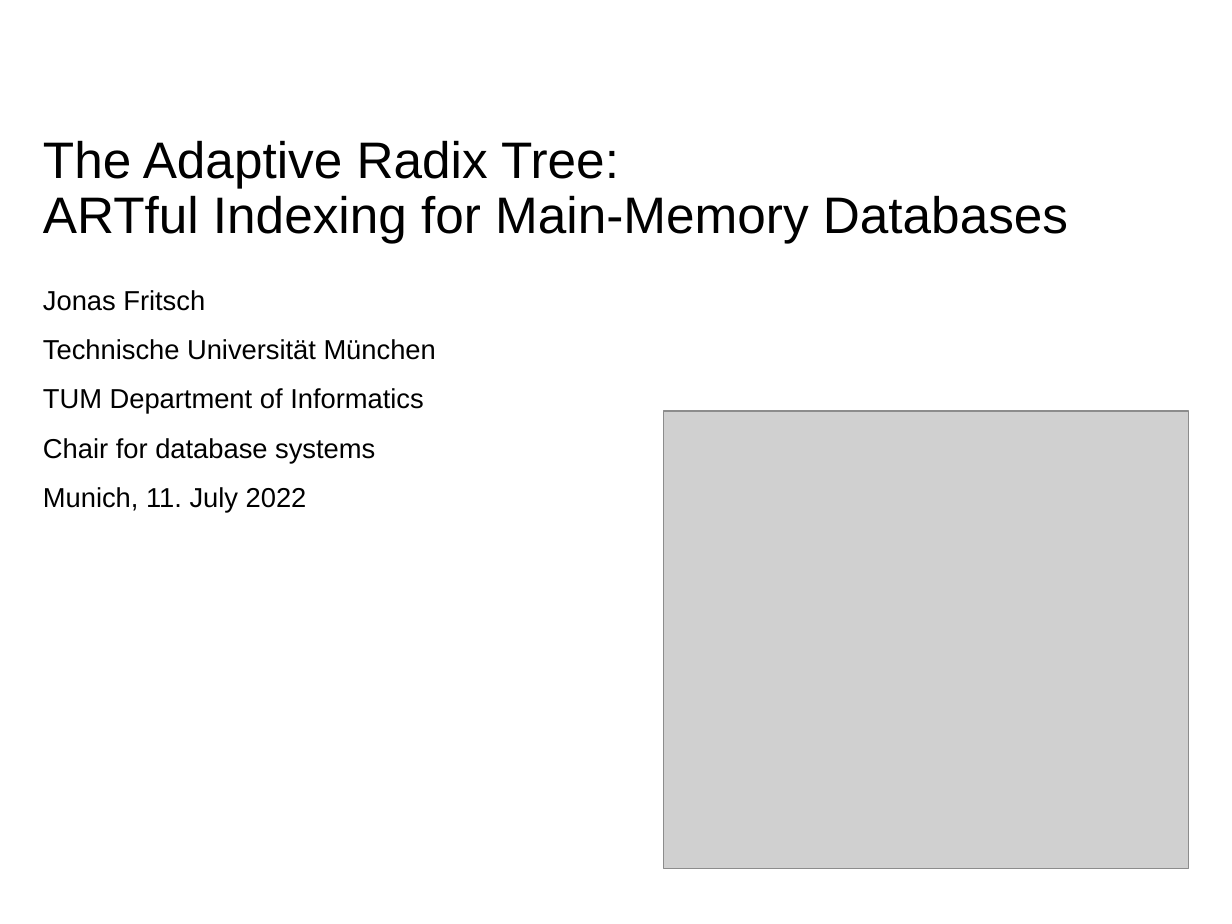
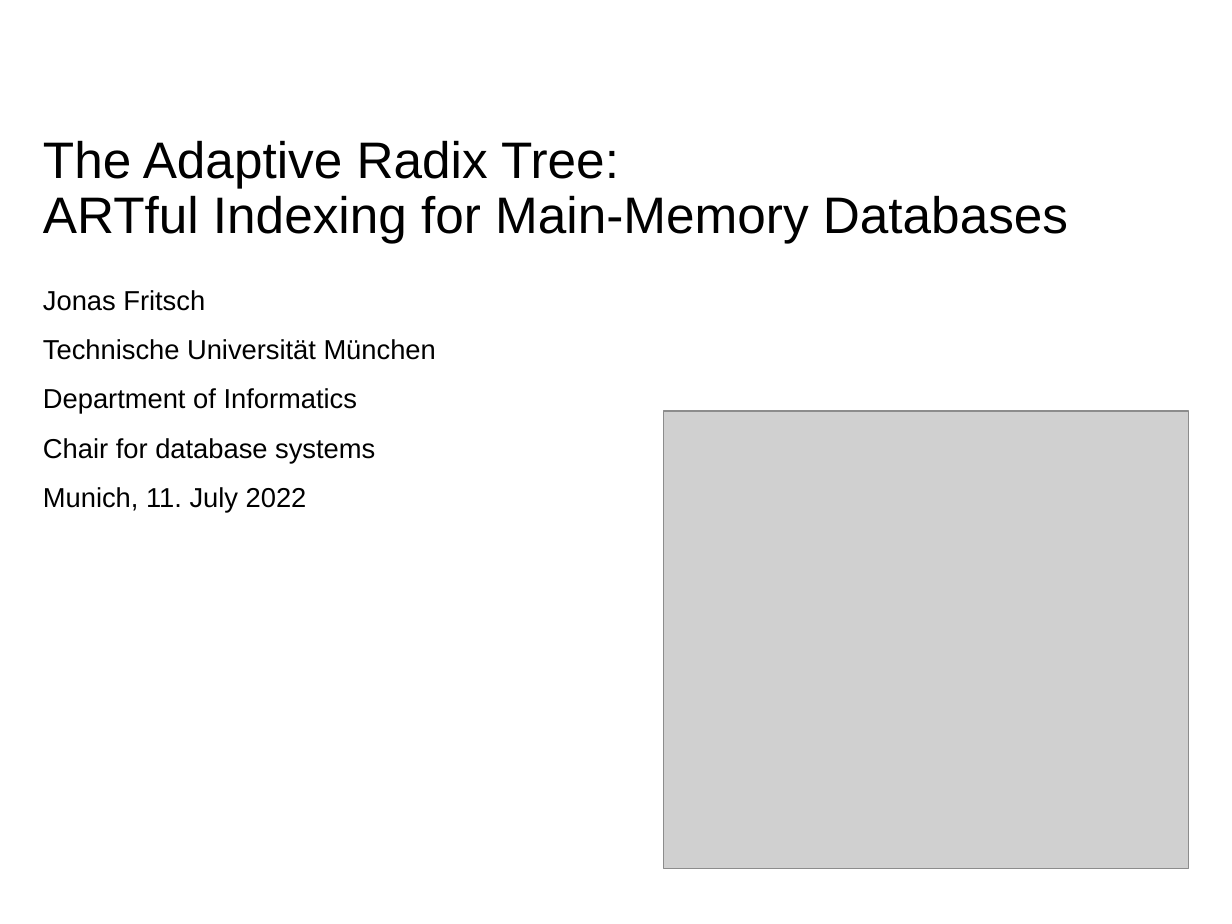
Before and after one commit to atalantus/The-Adaptive-Radix-Tree, a slide deck: slide 1 of Presentation/The Adaptive Radix Tree.pptx. Drawn at 1232x924 pixels with LibreOffice and Linux fonts; fonts in the diff are those of the drawing; grey boxes stand for pictures; background and template pictures are left out. Boxes give left, top, right and bottom in pixels: in the first picture for what was removed or moved away, otherwise in the second. Text is boxed around its words. In the diff, an @@ line names an element or a change of style, - is before the commit and + after.

```diff
--- a/Presentation/The Adaptive Radix Tree.pptx
+++ b/Presentation/The Adaptive Radix Tree.pptx
@@ text at [43,388,357,414]: text changed @@
-TUM Department of Informatics
+Department of Informatics
```
Also in this commit, not shown: 3 other slides changed.
